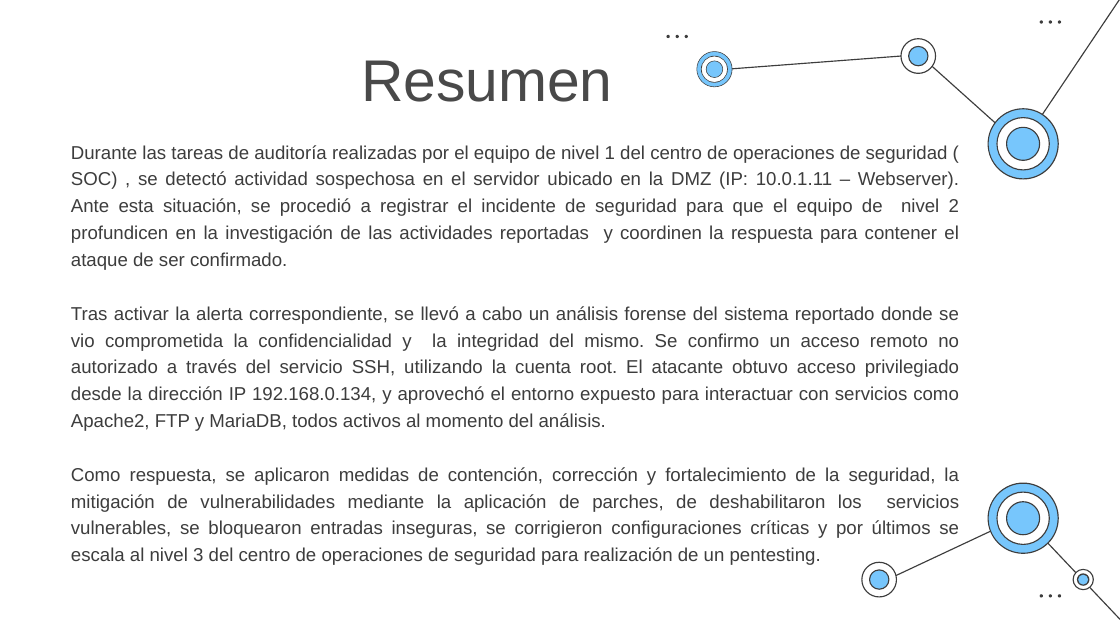
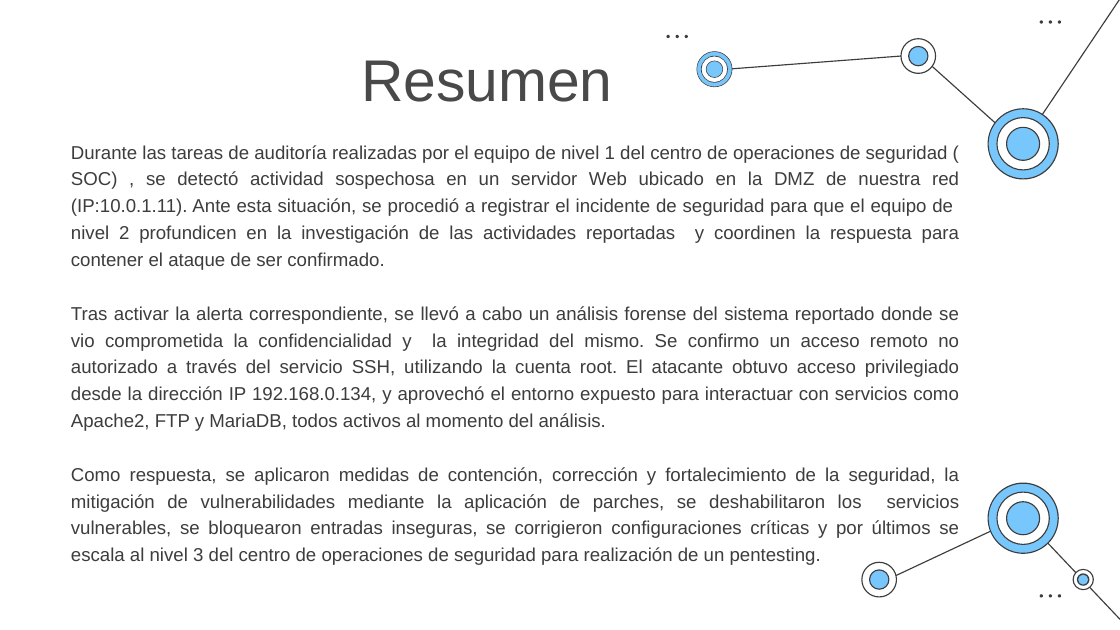
Before and after one commit to bl4cklothbrot/4ggets, a slide deck: slide 2 of Proyecto Final – Análisis Forense en Máquina Debian.pptx. Drawn at 1120x630 pixels with LibreOffice and Linux fonts; fonts in the diff are those of the drawing. Boxes give left, top, right and bottom in pixels: in the first picture for what was removed or moved away, otherwise in the second. Text is boxed around its words. In the diff, an @@ line names an element or a change of style, - is before the commit and + after.

```diff
--- a/Proyecto Final – Análisis Forense en Máquina Debian.pptx
+++ b/Proyecto Final – Análisis Forense en Máquina Debian.pptx
@@ text at (x1=71, y1=145, x2=959, y2=270): text changed @@
-Durante las tareas de auditoría realizadas por el equipo de nivel 1 del centro de operaciones de seguridad ( SOC) , se detectó actividad sospechosa en el servidor ubicado en la DMZ (IP: 10.0.1.11 – Webserver). Ante esta situación, se procedió a registrar el incidente de seguridad para que el equipo de nivel 2 profundicen en la investigación de las actividades reportadas y coordinen la respuesta para contener el ataque de ser confirmado.
+Durante las tareas de auditoría realizadas por el equipo de nivel 1 del centro de operaciones de seguridad ( SOC) , se detectó actividad sospechosa en un servidor Web ubicado en la DMZ de nuestra red (IP:10.0.1.11). Ante esta situación, se procedió a registrar el incidente de seguridad para que el equipo de nivel 2 profundicen en la investigación de las actividades reportadas y coordinen la respuesta para contener el ataque de ser confirmado.
@@ text at (x1=71, y1=467, x2=959, y2=565): text changed @@
-Como respuesta, se aplicaron medidas de contención, corrección y fortalecimiento de la seguridad, la mitigación de vulnerabilidades mediante la aplicación de parches, de deshabilitaron los servicios vulnerables, se bloquearon entradas inseguras, se corrigieron configuraciones críticas y por últimos se escala al nivel 3 del centro de operaciones de seguridad para realización de un pentesting.
+Como respuesta, se aplicaron medidas de contención, corrección y fortalecimiento de la seguridad, la mitigación de vulnerabilidades mediante la aplicación de parches, se deshabilitaron los servicios vulnerables, se bloquearon entradas inseguras, se corrigieron configuraciones críticas y por últimos se escala al nivel 3 del centro de operaciones de seguridad para realización de un pentesting.
```
Also in this commit, not shown: 5 other slides changed, 1 slide added.
